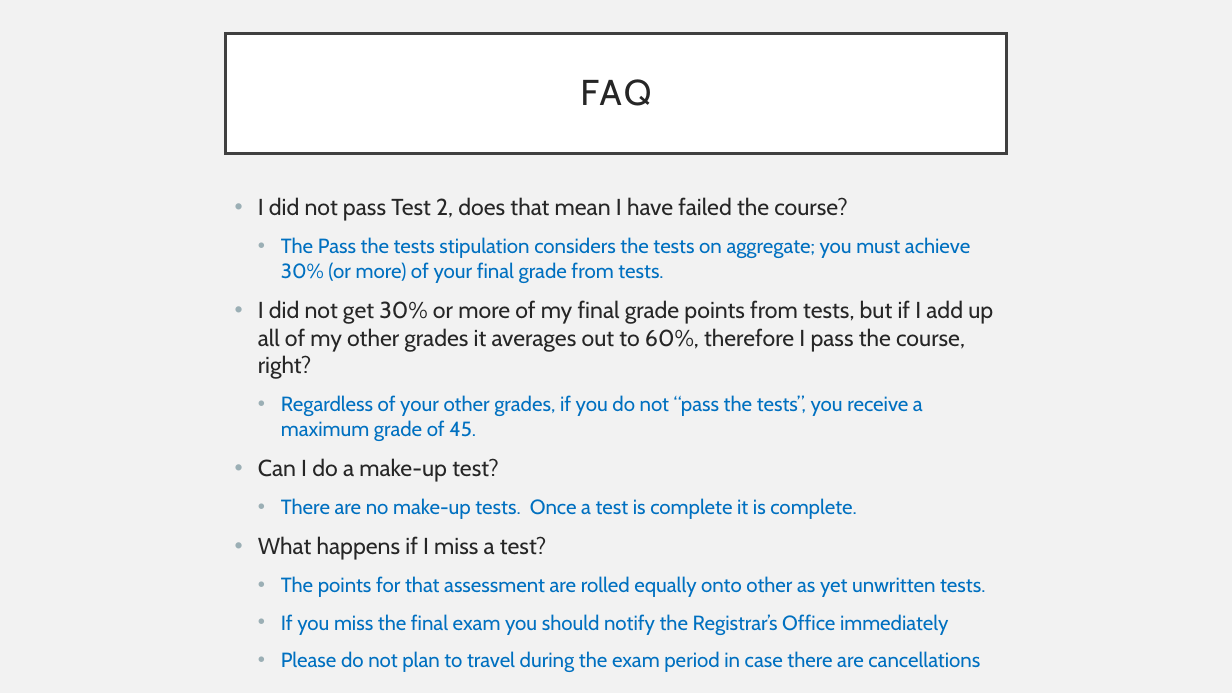
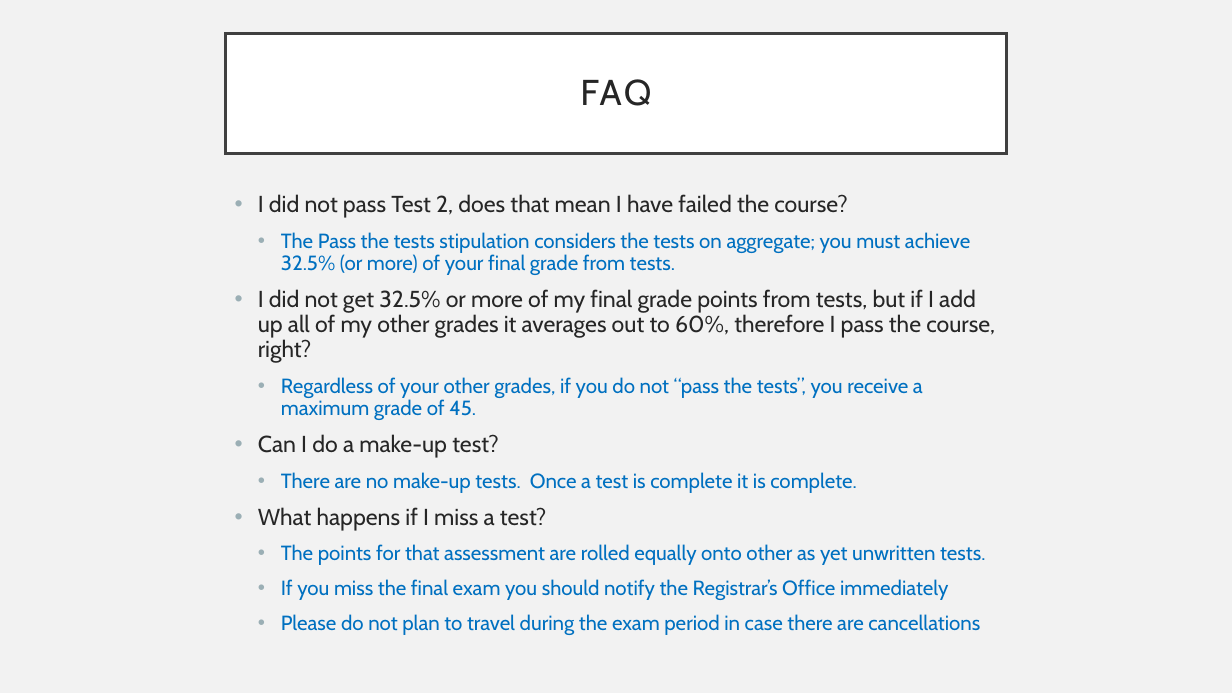
Before and after one commit to UPEI-CS/CS1910-Students, a slide deck: slide 11 of lectures/01-Course-Orientation/CS1910_Course-Orientation_Lecture.pptx (slide 10 before the commit). Drawn at 1232x693 pixels with LibreOffice and Linux fonts; fonts in the diff are those of the drawing. Boxes give left, top, right and bottom in pixels: in the first picture for what was removed or moved away, otherwise in the second. Text is boxed around its words. In the diff, an @@ line names an element or a change of style, - is before the commit and + after.

```diff
--- a/lectures/01-Course-Orientation/CS1910_Course-Orientation_Lecture.pptx
+++ b/lectures/01-Course-Orientation/CS1910_Course-Orientation_Lecture.pptx
@@ text at bbox=[258, 194, 985, 635]: line spacing 1 to 0.9 @@
@@ text at bbox=[258, 232, 995, 363]: text changed @@
-  • The Pass the tests stipulation considers the tests on aggregate; you must achieve 30% (or more) of your final grade from tests.
-• I did not get 30% or more of my final grade points from tests, but if I add up all of my other grades it averages out to 60%, therefore I pass the course, right?
+  • The Pass the tests stipulation considers the tests on aggregate; you must achieve 32.5% (or more) of your final grade from tests.
+• I did not get 32.5% or more of my final grade points from tests, but if I add up all of my other grades it averages out to 60%, therefore I pass the course, right?
```
Also in this commit, not shown: 4 other slides changed, 1 other file.
